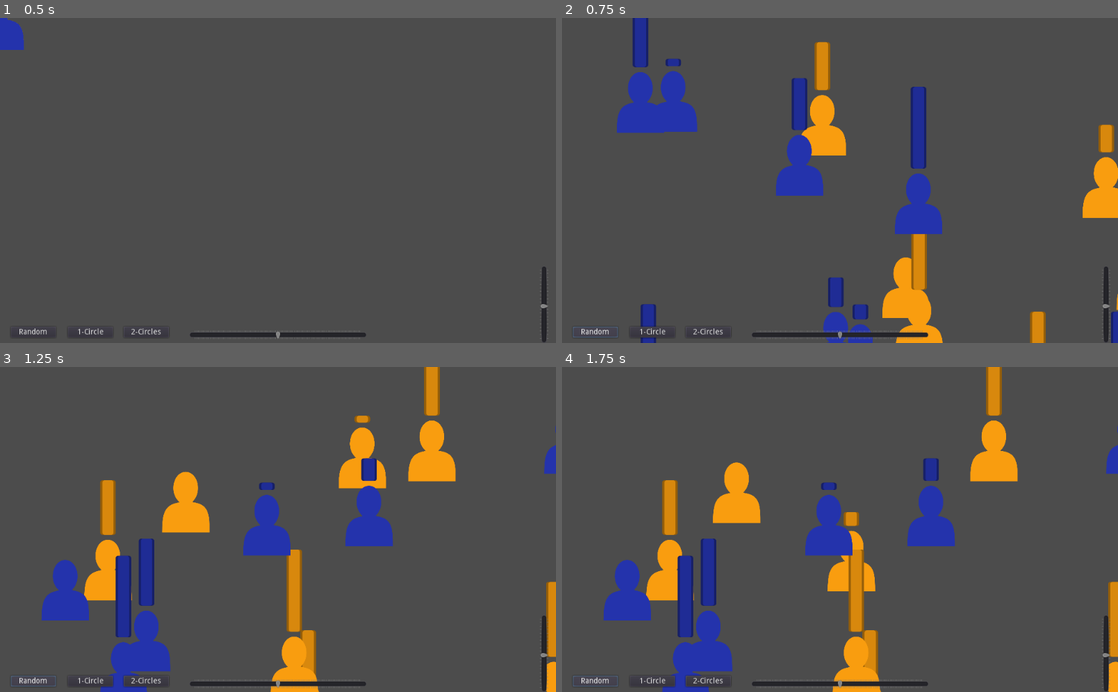
Above: before the commit, frames 1-4 (two rows, left to right).
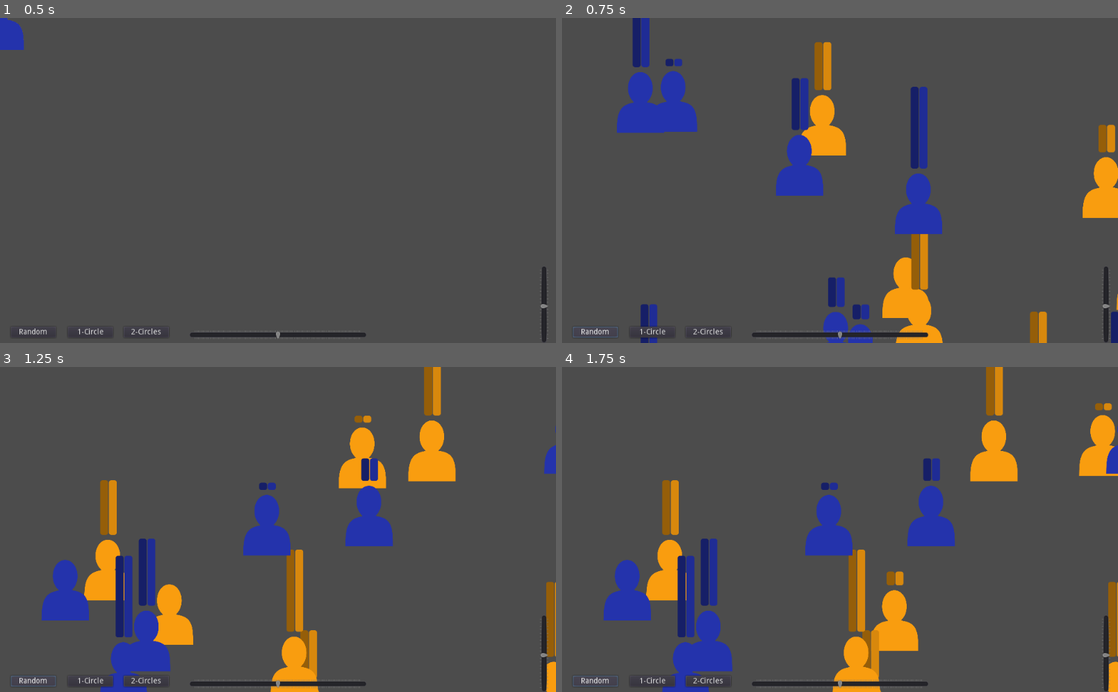
Above: after the commit, the same moments.

Repository: Maaack/Supply-and-Demand-Simulator
Game: Godot game, scene res://Scenes/Main/Main.tscn
Same seed, same stepped clock (60 frames per second), same inputs: the game is played once before the commit and once after it.
Inputs:
- Up to frame 1 (0.5 s): no input
- Up to frame 2 (0.75 s): click "Random" at 0.5 s
- Up to frame 3 (1.25 s): no input
- Up to frame 4 (1.75 s): click "1-Circle" at 1.25 s

Frame 1 is identical in both runs. In frame 2, 2.5% of the frame differs, in the area x 13-100%, y 0-100%; in frame 3, 4.6%; in frame 4, 6.3%, in the area x 18-100%, y 0-96%.

Commit message:
INIT-03: Adds phase manager and phases. All characters adjust price point together.

Diff:
--- /dev/null
+++ b/Managers/Phase/Phase.gd
@@ -0,0 +1,13 @@
+extends Node
+
+
+class_name Phase
+
+signal phase_entered
+signal phase_exited
+
+func enter():
+	emit_signal("phase_entered")
+
+func exit():
+	emit_signal("phase_exited")
--- /dev/null
+++ b/Managers/Phase/Phase.tscn
@@ -0,0 +1,6 @@
+[gd_scene load_steps=2 format=2]
+
+[ext_resource path="res://Managers/Phase/Phase.gd" type="Script" id=1]
+
+[node name="Phase" type="Node"]
+script = ExtResource( 1 )
--- /dev/null
+++ b/Managers/Phase/PhaseManager.gd
@@ -0,0 +1,53 @@
+extends Node
+
+
+class_name PhaseManager
+
+const INIT_PHASE = -1
+
+export(int) var starting_phase_tier = INIT_PHASE
+onready var _phase_tier : int = starting_phase_tier
+var phase_scene = preload("res://Managers/Phase/Phase.tscn")
+var current_phase
+
+func add_phase(phase_name : String):
+	var phase_instance = phase_scene.instance()
+	phase_instance.name = phase_name
+	add_child(phase_instance)
+	return phase_instance
+
+func get_current_phase():
+	if _phase_tier == INIT_PHASE:
+		return
+	var child_count : int = get_child_count()
+	if child_count > 0 and _phase_tier <= child_count - 1:
+		return get_children()[_phase_tier]
+
+func enter_phase():
+	current_phase = get_current_phase()
+	if current_phase is Phase:
+		current_phase.enter()
+
+func exit_phase():
+	current_phase = get_current_phase()
+	if current_phase is Phase:
+		current_phase.exit()
+
+func advance():
+	exit_phase()
+	var next_phase = _phase_tier + 1
+	var child_count = get_child_count()
+	if child_count == 0:
+		print("Error: Advancing battle phases without children.")
+		return
+	_phase_tier = next_phase % child_count
+	var phase_node = get_children()[_phase_tier]
+	enter_phase()
+	return _phase_tier
+
+func move_phase(phase_name : String, new_index : int):
+	for child in get_children():
+		if child.name == phase_name:
+			move_child(child, new_index)
+			return
+	print("Warning: No phase by name `%s` found" % phase_name)
--- /dev/null
+++ b/Managers/Phase/PhaseManager.tscn
@@ -0,0 +1,6 @@
+[gd_scene load_steps=2 format=2]
+
+[ext_resource path="res://Managers/Phase/PhaseManager.gd" type="Script" id=1]
+
+[node name="PhaseManager" type="Node"]
+script = ExtResource( 1 )
--- a/Scenes/Characters/BaseCharacter.gd
+++ b/Scenes/Characters/BaseCharacter.gd
@@ -15,6 +15,7 @@
 var price_point : float
 var current_price_point : float
 var home_position : Vector2
+var recent_transactions : Array = []
 
 func set_home(position : Vector2):
 	home_position = position
@@ -48,3 +49,24 @@
 
 func go_home(time_to : float = 1.0):
 	move_to(home_position, time_to)
+
+func add_transaction(avg : float = 0.0):
+	recent_transactions.append(avg)
+
+func get_avg_of_transactions():
+	var sum : float = 0.0
+	if recent_transactions.size() == 0:
+		return sum
+	for i in recent_transactions:
+		sum += i
+	return sum / recent_transactions.size()
+
+func get_lower_expectations():
+	return (price_point + current_price_point) / 2
+
+func adjust_current_price_point():
+	var avg = get_avg_of_transactions()
+	if avg == 0.0:
+		avg = get_lower_expectations()
+	set_current_price_point(avg)
+	recent_transactions.clear()
--- a/Scenes/Characters/BaseCharacter.tscn
+++ b/Scenes/Characters/BaseCharacter.tscn
@@ -13,6 +13,8 @@
 seller_color = Color( 0.141176, 0.2, 0.67451, 1 )
 
 [node name="DoubleBarUI" parent="." instance=ExtResource( 1 )]
+anchor_right = 1.0
+anchor_bottom = 1.0
 margin_left = -14.2544
 margin_top = -62.2226
 margin_right = -14.2544
--- a/Scenes/UI/BasicBar/BasicBarUI.tscn
+++ b/Scenes/UI/BasicBar/BasicBarUI.tscn
@@ -11,8 +11,8 @@
 [sub_resource type="StyleBoxEmpty" id=2]
 
 [node name="BasicBarUI" type="Control"]
-anchor_right = 1.0
-anchor_bottom = 1.0
+margin_right = 1024.0
+margin_bottom = 600.0
 script = ExtResource( 1 )
 __meta__ = {
 "_edit_use_anchors_": false
--- a/Scenes/UI/BasicBar/DoubleBarUI/DoubleBarUI.tscn
+++ b/Scenes/UI/BasicBar/DoubleBarUI/DoubleBarUI.tscn
@@ -18,12 +18,12 @@
 [node name="ProgressBar" parent="Node2D" index="0"]
 margin_left = 0.0
 margin_right = 164.0
-margin_bottom = 28.0
+margin_bottom = 14.0
 
 [node name="ProgressBar2" type="ProgressBar" parent="Node2D" index="1"]
-margin_top = 4.0
+margin_top = 16.0
 margin_right = 164.0
-margin_bottom = 24.0
+margin_bottom = 30.0
 custom_styles/fg = SubResource( 1 )
 custom_styles/bg = SubResource( 2 )
 value = 25.0
--- a/Scenes/World2D/World2D.gd
+++ b/Scenes/World2D/World2D.gd
@@ -2,6 +2,10 @@
 
 
 enum CharacterLayout{RANDOM, CIRCLE, DOUBLE_CIRCLE}
+
+onready var travel_phase = $PhaseManager/Travel
+onready var return_phase = $PhaseManager/Return
+onready var adjust_phase = $PhaseManager/Adjust
 
 var base_character_scene = preload("res://Scenes/Characters/BaseCharacter.tscn")
 var character_ratio : float = 0.5
@@ -127,6 +131,7 @@
 
 func _on_StartUpDelay_timeout():
 	_update_character_positions()
+	$PhaseManager.advance()
 	$SimulateStep.start()
 
 func get_buying_position(buyer : BaseCharacter, seller : BaseCharacter, buy_distance : float = 50.0):
@@ -137,31 +142,74 @@
 func _update_simulate_step_time():
 	$SimulateStep.wait_time = default_step_time / time_scale
 
-func _on_SimulateStep_timeout():
-	_update_simulate_step_time()
-	var current_character : BaseCharacter = character_array[character_control_counter]
-	if current_character.character_role == BaseCharacter.CharacterRoles.BUYER:
-		if current_character.is_home():
-			var buyer_count = get_buyer_count()
-			var seller_count = character_count - buyer_count
-			var random_seller_i = randi() % seller_count + buyer_count
-			var random_seller = character_array[random_seller_i]
-			buyer_seller_map[current_character] = random_seller
-			var buy_position = get_buying_position(current_character, random_seller)
-			current_character.move_to(buy_position, get_time_to())
-		else:
-			if current_character in buyer_seller_map:
-				do_transaction(current_character, buyer_seller_map[current_character])
-				buyer_seller_map.erase(current_character)
-			current_character.go_home(get_time_to())
+func _cycle_seller(seller : BaseCharacter):
+	if seller.character_role != BaseCharacter.CharacterRoles.SELLER:
+		print("%s not a seller." % str(seller))
+		return
+	match($PhaseManager.current_phase):
+		adjust_phase:
+			seller.adjust_current_price_point()
+
+func _increment_characters():
+	character_control_counter += 1
+	if character_control_counter >= character_count:
+		character_control_counter = 0
+		return true
+	return false
+
+func _increment_sellers_only():
 	character_control_counter += 1
 	if character_control_counter >= get_buyer_count():
 		character_control_counter = 0
+		return true
+	return false
 
 func do_transaction(buyer : BaseCharacter, seller : BaseCharacter):
 	if buyer.current_price_point >= seller.current_price_point:
 		var avg : float = (buyer.current_price_point + seller.current_price_point) / 2.0
-		buyer.set_current_price_point(avg)
-		seller.set_current_price_point(avg)
+		buyer.add_transaction(avg)
+		seller.add_transaction(avg)
 		return true
 	return false
+
+func _next_travel_cycle():
+	var current_character : BaseCharacter = character_array[character_control_counter]
+	if current_character.character_role == BaseCharacter.CharacterRoles.BUYER:
+		var buyer_count = get_buyer_count()
+		var seller_count = character_count - buyer_count
+		var random_seller_i = randi() % seller_count + buyer_count
+		var random_seller = character_array[random_seller_i]
+		buyer_seller_map[current_character] = random_seller
+		var buy_position = get_buying_position(current_character, random_seller)
+		current_character.move_to(buy_position, get_time_to())
+	return _increment_sellers_only()
+
+func _next_return_cycle():
+	var current_character : BaseCharacter = character_array[character_control_counter]
+	if current_character.character_role == BaseCharacter.CharacterRoles.BUYER:
+		if current_character in buyer_seller_map:
+			do_transaction(current_character, buyer_seller_map[current_character])
+			buyer_seller_map.erase(current_character)
+		current_character.go_home(get_time_to())
+	return _increment_sellers_only()
+
+func _next_adjust_cycle():
+	var current_character : BaseCharacter = character_array[character_control_counter]
+	current_character.adjust_current_price_point()
+	return _increment_characters()
+
+func _next_step():
+	var advance_phase_flag : bool = false
+	match($PhaseManager.current_phase):
+		travel_phase:
+			advance_phase_flag = _next_travel_cycle()
+		return_phase:
+			advance_phase_flag = _next_return_cycle()
+		adjust_phase:
+			advance_phase_flag = _next_adjust_cycle()
+	if advance_phase_flag:
+		$PhaseManager.advance()
+
+func _on_SimulateStep_timeout():
+	_update_simulate_step_time()
+	_next_step()
--- a/Scenes/World2D/World2D.tscn
+++ b/Scenes/World2D/World2D.tscn
@@ -1,6 +1,8 @@
-[gd_scene load_steps=2 format=2]
+[gd_scene load_steps=4 format=2]
 
 [ext_resource path="res://Scenes/World2D/World2D.gd" type="Script" id=1]
+[ext_resource path="res://Managers/Phase/Phase.tscn" type="PackedScene" id=2]
+[ext_resource path="res://Managers/Phase/PhaseManager.tscn" type="PackedScene" id=3]
 
 [node name="World2D" type="Node2D"]
 script = ExtResource( 1 )
@@ -10,5 +12,13 @@
 
 [node name="SimulateStep" type="Timer" parent="."]
 wait_time = 0.2
+
+[node name="PhaseManager" parent="." instance=ExtResource( 3 )]
+
+[node name="Travel" parent="PhaseManager" instance=ExtResource( 2 )]
+
+[node name="Return" parent="PhaseManager" instance=ExtResource( 2 )]
+
+[node name="Adjust" parent="PhaseManager" instance=ExtResource( 2 )]
 [connection signal="timeout" from="StartUpDelay" to="." method="_on_StartUpDelay_timeout"]
 [connection signal="timeout" from="SimulateStep" to="." method="_on_SimulateStep_timeout"]
--- a/project.godot
+++ b/project.godot
@@ -18,10 +18,22 @@
 "class": "BasicBarUI",
 "language": "GDScript",
 "path": "res://Scenes/UI/BasicBar/BasicBarUI.gd"
+}, {
+"base": "Node",
+"class": "Phase",
+"language": "GDScript",
+"path": "res://Managers/Phase/Phase.gd"
+}, {
+"base": "Node",
+"class": "PhaseManager",
+"language": "GDScript",
+"path": "res://Managers/Phase/PhaseManager.gd"
 } ]
 _global_script_class_icons={
 "BaseCharacter": "",
-"BasicBarUI": ""
+"BasicBarUI": "",
+"Phase": "",
+"PhaseManager": ""
 }
 
 [application]
